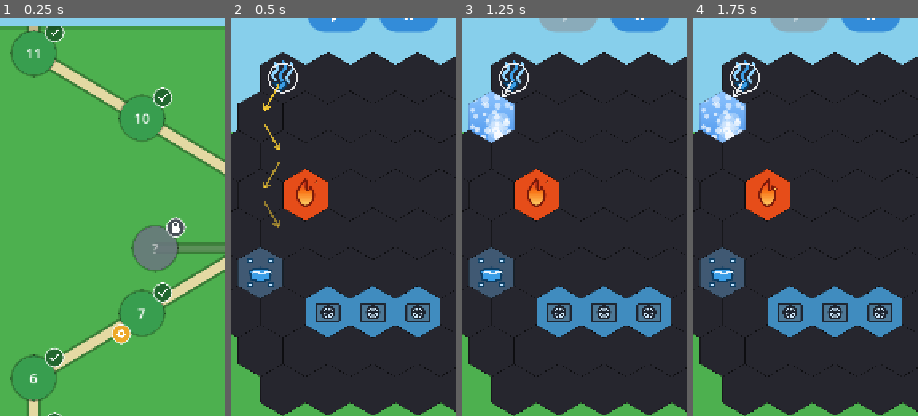
Above: before the commit, frames 1-4 (left to right).
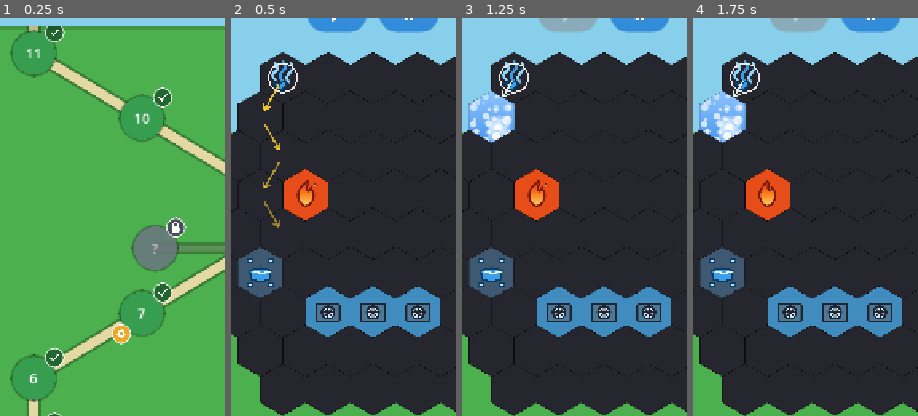
Above: after the commit, the same moments.

Repository: jitternoise/sunny_balcony
Game: Godot game, scene res://tests/ShowcaseShots.tscn
Two runs of this game, one before a commit and one after it. Both use one fixed random seed, a clock stepped at 60 frames per second and the inputs below. This scene is started directly instead of the project's main scene.
Inputs:
- Up to frame 1 (0.25 s): no input
- Up to frame 2 (0.5 s): no input
- Up to frame 3 (1.25 s): click "x1" at 0.5 s
- Up to frame 4 (1.75 s): click "x1" at 1.25 s
The pictures show only the part of the screen within x 18-68%, y 5-55%; the shares and areas given below are measured in that part.

Frame 1 is identical in both runs. In frame 2, 0.1% of the frame differs, in the area x 28-39%, y 40-48%; in frame 3, 0.9%, in the area x 3-39%, y 19-48%; in frame 4, 0.8%.

Commit message:
Animate the board only while it can be seen
Finding 15 of handheld-audit.md. HexBoard._process() had no pause,
game-over or visibility gate: it accumulated delta and called
queue_redraw() 12 times a second whenever a level had water or an
animated tile -- which is every level, since every level has fire.
Level.paused only freezes tick_timer, so the board went on repainting a
picture nobody could see, behind an opaque popup, while the platform wake
lock held the display at full brightness. Hit Pause, put the phone down
face-up, and it redraws until the battery notices.

Level._update_board_animation() now calls board.set_process() based on
whether anything covers the board: paused, or the intro, win or lose
panel visible.

Driven from Level._process() rather than from the places that show and
hide panels. Wiring it into each of those is cheaper but leaves a trap --
a new panel, or a new route to an existing one, silently leaves the
heartbeat running and nothing would notice. Four boolean reads a frame
against a failure mode that is invisible.

One correction to the audit: its verifier said the fire frames derive
from a wall-clock counter. They do not -- _anim_time += delta, so the
clock is frame-driven, which is also why BoardSnapshots can freeze it
with Engine.time_scale = 0. The conclusion was right, the mechanism was
not.

tests/VerifyBoardHeartbeat.tscn, 14 checks. The risk here is the opposite
bug -- a board that stops animating and never restarts, which no existing
suite would catch -- so every check is a pair: it stops when covered, and
it starts again when uncovered. It also asserts _anim_tick is really
advancing rather than that _process is merely enabled. Verified against
the old code: 5 failures without the fix, 0 with.

All seven suites pass, solution book unchanged at 88 / 11 / 1,
BoardSnapshots 0 of 10 changed.

Co-Authored-By: Claude Opus 5 <noreply@anthropic.com>

Diff:
--- a/game/scripts/gameplay/Level.gd
+++ b/game/scripts/gameplay/Level.gd
@@ -799,6 +799,7 @@
 ## finger/cursor hasn't moved at all -- see _update_catapult_aim()).
 ## A no-op every frame for any press that isn't on a catapult.
 func _process(_delta: float) -> void:
+	_update_board_animation()
 	if paused:
 		return
 	if _catapult_aiming:
@@ -818,6 +819,32 @@
 	_catapult_last_drag_pos = _press_pos
 	_catapult_direction = Hex.DOWN_LEFT # default aim until the player drags away from the catapult
 	_update_catapult_aim()
+
+
+## Stops the board's animation heartbeat whenever the player cannot see the
+## board: paused, or with a full-screen panel over it.
+##
+## HexBoard._process() accumulates delta and calls queue_redraw() 12 times a
+## second whenever a level has water or an animated tile -- which is every
+## level, since every level has fire. Pausing never stopped it: `paused` only
+## freezes tick_timer, so the board went on repainting a picture nobody could
+## see, behind an opaque popup, while the platform wake lock held the display
+## at full brightness. A player who hits Pause and puts the phone down face-up
+## gets a bright screen redrawing until the battery notices.
+##
+## Driven from _process() rather than from each of the places that show or
+## hide a panel, so a new panel -- or a new route to an existing one -- cannot
+## silently leave the heartbeat running. The cost is four boolean reads a
+## frame. The failure mode of the alternative is a board that stops animating
+## and nobody notices, which is far worse than the thing being fixed.
+func _update_board_animation() -> void:
+	if board == null:
+		return
+	var covered := paused \
+		or (intro_panel != null and intro_panel.visible) \
+		or (win_panel != null and win_panel.visible) \
+		or (lose_panel != null and lose_panel.visible)
+	board.set_process(not covered)
 
 
 ## True if `coord` currently holds an unspent Bomb Catapult block -- the
--- /dev/null
+++ b/game/tests/VerifyBoardHeartbeat.gd
@@ -0,0 +1,100 @@
+extends Node
+
+## Headless check that the board only animates when it can be seen. From game/:
+##   godot --headless res://tests/VerifyBoardHeartbeat.tscn
+##
+## HexBoard._process() calls queue_redraw() 12 times a second whenever a level
+## has water or an animated tile -- which is every level, since every level has
+## fire. Pausing never stopped it: Level.paused only freezes tick_timer. So the
+## board repainted behind opaque popups and through the whole pause menu, while
+## the platform wake lock held the display at full brightness.
+##
+## The risk in fixing that is the opposite bug -- a board that stops animating
+## and never starts again -- so every check below comes in a pair: it stops
+## when covered, AND it starts again when uncovered.
+
+var _failures := 0
+
+
+func _check(cond: bool, what: String) -> void:
+	if cond:
+		print("  ok   ", what)
+	else:
+		_failures += 1
+		printerr("  FAIL ", what)
+
+
+func _settle(n: int = 3) -> void:
+	for i in range(n):
+		await get_tree().process_frame
+
+
+func _ready() -> void:
+	GameState.current_slot = 0
+	GameState.debug_unlock_all = true
+	GameState.pending_level_path = "res://data/levels/level_001.tres"
+	var level: Node = load("res://scenes/Level.tscn").instantiate()
+	add_child(level)
+	await _settle(4)
+
+	var board: HexBoard = level.get_node("Board")
+	var intro: Control = level.get_node("UI/IntroPanel")
+
+	print("Behind the intro popup")
+	_check(intro.visible, "the intro popup is up (precondition)")
+	_check(not board.is_processing(), "the board does not animate behind it")
+
+	print("Playing")
+	level.get_node("UI/IntroPanel/Center/Panel/VBox/GotItButton").pressed.emit()
+	await _settle()
+	_check(not intro.visible, "the intro popup is dismissed")
+	_check(board.is_processing(), "the board animates once the board is visible")
+
+	# The heartbeat must actually be ticking, not merely enabled: _process
+	# accumulates delta and only redraws on a new tick, so a level with no
+	# water and no animated tiles would sit still even while processing.
+	var tick_before: int = board._anim_tick
+	await _settle(30)
+	_check(board._anim_tick != tick_before,
+		"and the animation clock really is advancing")
+
+	print("Paused")
+	level._on_pause_pressed()
+	await _settle()
+	_check(level.paused, "the level is paused (precondition)")
+	_check(not board.is_processing(), "the board stops animating while paused")
+	tick_before = board._anim_tick
+	await _settle(30)
+	_check(board._anim_tick == tick_before, "and the animation clock is frozen")
+
+	print("Resumed")
+	level._on_resume_pressed()
+	await _settle()
+	_check(board.is_processing(), "the board animates again after Resume")
+	tick_before = board._anim_tick
+	await _settle(30)
+	_check(board._anim_tick != tick_before, "and the clock is advancing again")
+
+	print("Backgrounded (a call arrives)")
+	level.notification(NOTIFICATION_APPLICATION_PAUSED)
+	await _settle()
+	_check(not board.is_processing(), "the board stops when the app loses the foreground")
+	level._on_resume_pressed()
+	await _settle()
+	_check(board.is_processing(), "and starts again on the way back in")
+
+	print("Level over")
+	level._on_level_lost()
+	await _settle()
+	_check(level.get_node("UI/LosePanel").visible, "the lose popup is up (precondition)")
+	_check(not board.is_processing(), "the board stops animating behind it")
+
+	level.queue_free()
+	remove_child(level)
+	await _settle()
+
+	if _failures == 0:
+		print("BOARD HEARTBEAT PASS")
+	else:
+		printerr("BOARD HEARTBEAT FAIL: %d failure(s)" % _failures)
+	get_tree().quit(1 if _failures > 0 else 0)
--- /dev/null
+++ b/game/tests/VerifyBoardHeartbeat.tscn
@@ -0,0 +1,6 @@
+[gd_scene load_steps=2 format=3]
+
+[ext_resource type="Script" path="res://tests/VerifyBoardHeartbeat.gd" id="1"]
+
+[node name="VerifyBoardHeartbeat" type="Node"]
+script = ExtResource("1")
Not shown, changed: CLAUDE.md
Not shown, changed: dev-progress.md
